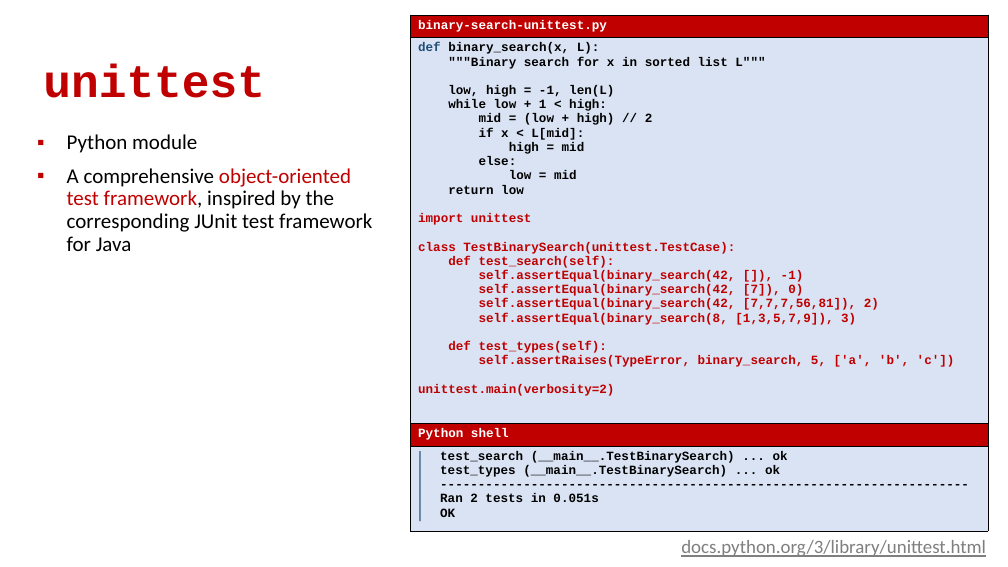
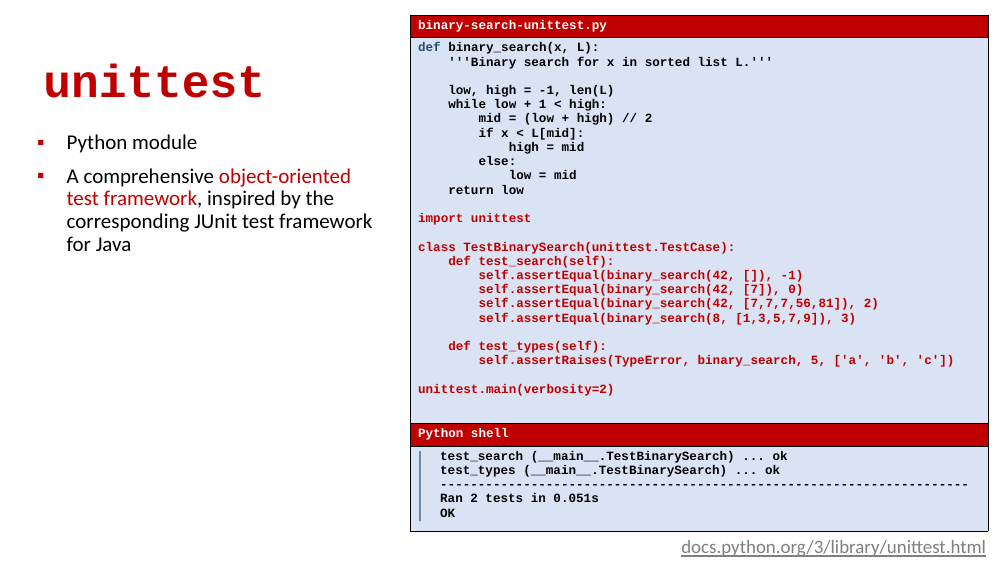
Before and after one commit to gsbrodal/gsbrodal.github.io, a slide deck: slide 24 of ipsa/slides/testing.pptx (slide 23 before the commit). Drawn at 1008x567 pixels with LibreOffice and Linux fonts; fonts in the diff are those of the drawing. Boxes give left, top, right and bottom in pixels: in the first picture for what was removed or moved away, otherwise in the second. Text is boxed around its words. In the diff, an @@ line names an element or a change of style, - is before the commit and + after.

```diff
--- a/ipsa/slides/testing.pptx
+++ b/ipsa/slides/testing.pptx
@@ table at box(411, 15, 988, 532) @@
@@ row 2, column 1: "def binary_search(x, L): / """Binary search for x in sorted list L""" / low, high = -1, len(L) / while low + 1 < high: / mid = (low + high) // 2 / if x < L[mid]: / high = mid / else: / low = mid / return low / import unittest / class TestBinarySearch(unittest.TestCase): / def test_search(self): / self.assertEqual(binary_search(42, []), -1) / self.assertEqual(binary_search(42, [7]), 0) / self.assertEqual(binary_search(42, [7,7,7,56,81]), 2) / self.assertEqual(binary_search(8, [1,3,5,7,9]), 3) / def test_types(self): / self.assertRaises(TypeError, binary_search, 5, ['a', 'b', 'c']) / unittest.main(verbosity=2)" to "def binary_search(x, L): / '''Binary search for x in sorted list L.''' / low, high = -1, len(L) / while low + 1 < high: / mid = (low + high) // 2 / if x < L[mid]: / high = mid / else: / low = mid / return low / import unittest / class TestBinarySearch(unittest.TestCase): / def test_search(self): / self.assertEqual(binary_search(42, []), -1) / self.assertEqual(binary_search(42, [7]), 0) / self.assertEqual(binary_search(42, [7,7,7,56,81]), 2) / self.assertEqual(binary_search(8, [1,3,5,7,9]), 3) / def test_types(self): / self.assertRaises(TypeError, binary_search, 5, ['a', 'b', 'c']) / unittest.main(verbosity=2)" @@
```
Also in this commit, not shown: 19 other slides changed, 3 slides added, 1 slide removed, 4 other files.
